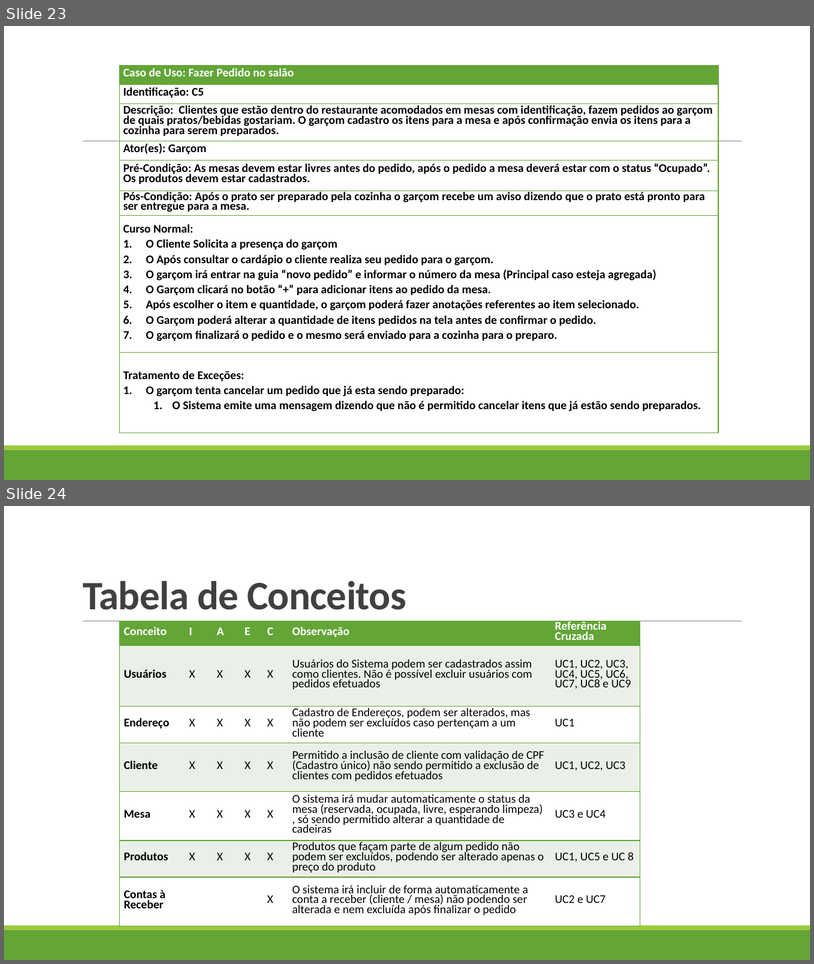
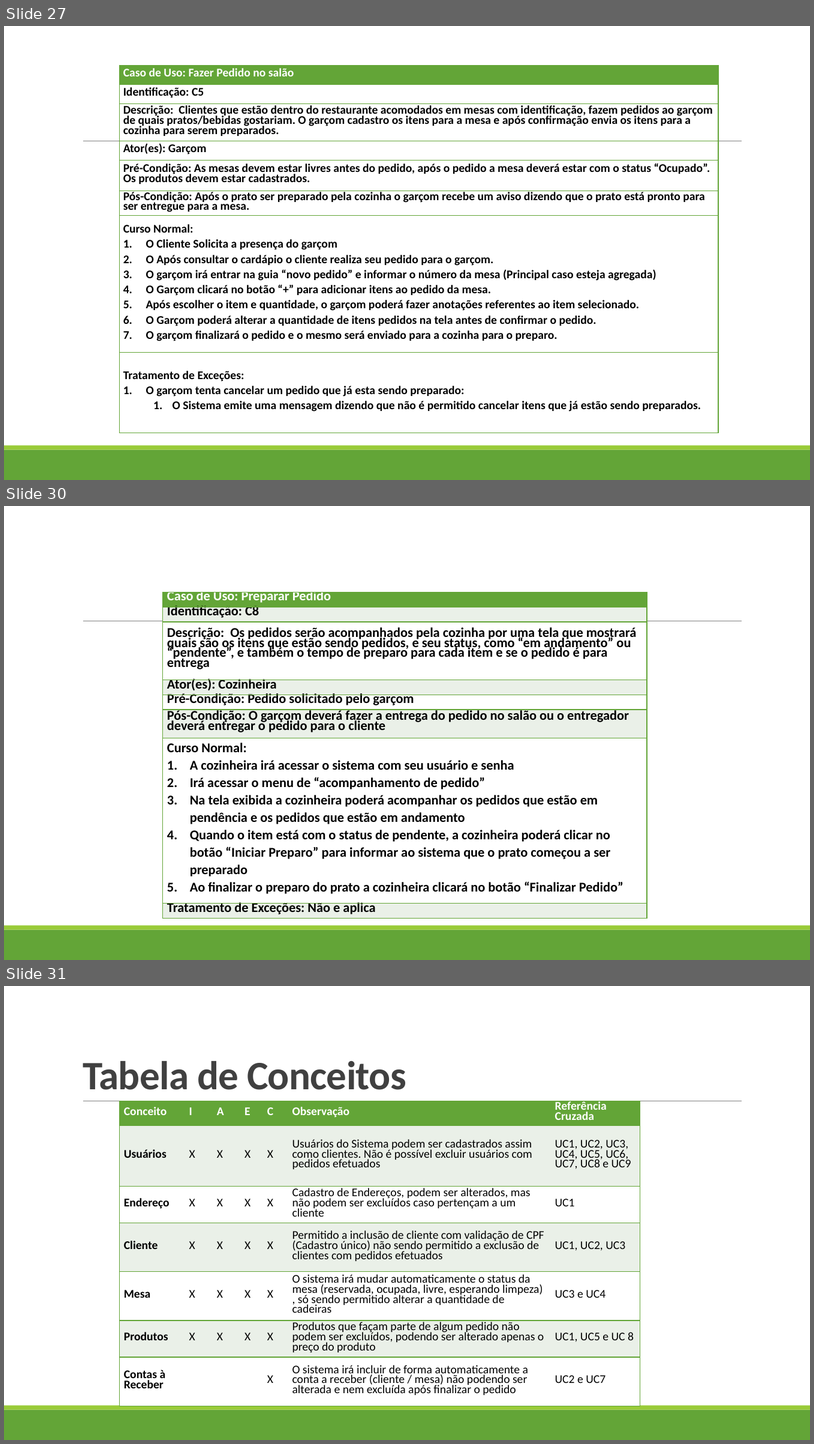
Before and after one commit to markaumvb/Restaurante, a slide deck: Documentação/Apresentação 2.0.pptx. Shown one above the other, each under a label of ours: slides 23 and 24 before the commit, slides 27, 30 and 31 after it; the slides between them are not shown. The pictures are 814x964 and 814x1444 pixels, drawn with LibreOffice and Linux fonts; fonts in the diff are those of the drawing. Boxes give left, top, right and bottom in pixels: in the first picture for what was removed or moved away, otherwise in the second. Text is boxed around its words. In the diff, an @@ line names an element or a change of style, - is before the commit and + after.

```diff
--- a/Documentação/Apresentação 2.0.pptx
+++ b/Documentação/Apresentação 2.0.pptx
@@ slide 30 added at <box>4,506,810,960</box>, background #FFFFFF; not listed: 3 template elements that a slide beside it also shows @@
@@ table added at <box>162,592,647,918</box>, 8 rows, 1 columns @@
+Caso de Uso: Preparar Pedido
+Identificação: C8
+Descrição: Os pedidos serão acompanhados pela cozinha por uma tela que mostrará quais são os itens que estão sendo pedidos, e seu status, como “em andamento” ou “pendente”, e também o tempo de preparo para cada item e se o pedido é para entrega
+Ator(es): Cozinheira
+Pré-Condição: Pedido solicitado pelo garçom
+Pós-Condição: O garçom deverá fazer a entrega do pedido no salão ou o entregador deverá entregar o pedido para o cliente
+Curso Normal: / A cozinheira irá acessar o sistema com seu usuário e senha / Irá acessar o menu de “acompanhamento de pedido” / Na tela exibida a cozinheira poderá acompanhar os pedidos que estão em pendência e os pedidos que estão em andamento / Quando o item está com o status de pendente, a cozinheira poderá clicar no botão “Iniciar Preparo” para informar ao sistema que o prato começou a ser preparado / Ao finalizar o preparo do prato a cozinheira clicará no botão “Finalizar Pedido”
+Tratamento de Exceções: Não e aplica
@@ what was slide 23 is now slide 27 @@
@@ what was slide 24 is now slide 31 @@
```
Also in this commit, not shown: 6 other slides added, 3 other files.
